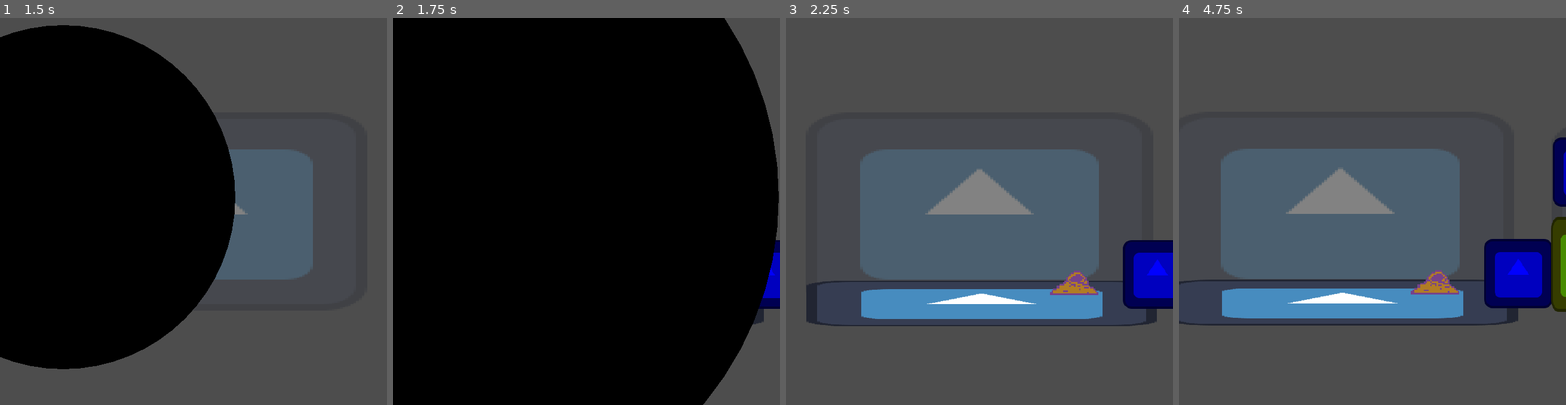
Above: before the commit, frames 1-4 (left to right).
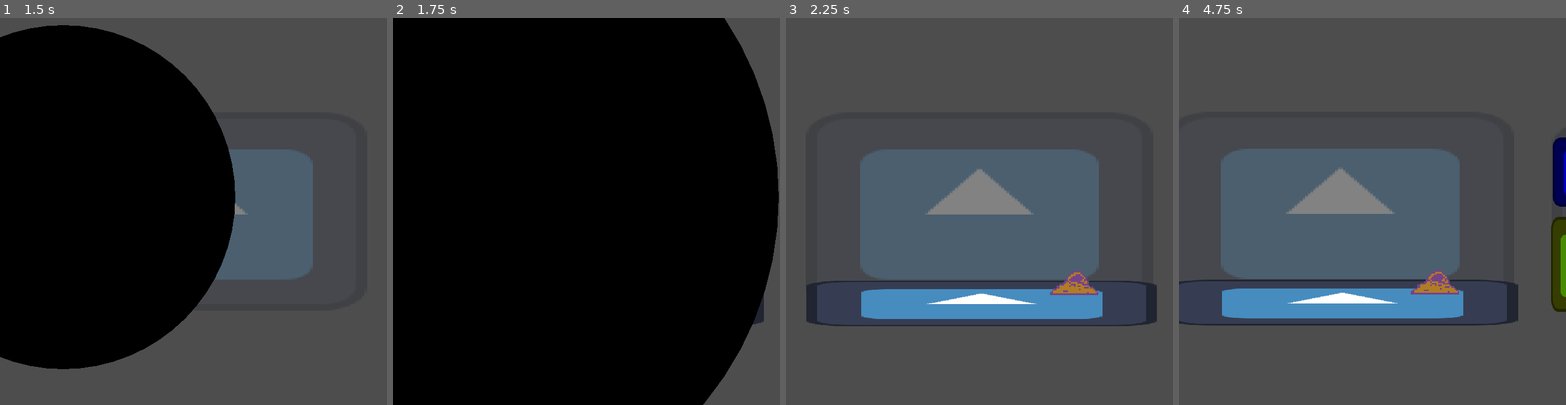
Above: after the commit, the same moments.

Repository: luankaike-code/felpo-jam-2026
Game: Godot game, scene res://scenes/screens/root_game.tscn
Two runs of this game, one before a commit and one after it. Both use one fixed random seed, a clock stepped at 60 frames per second and the inputs below. The engine's default icon, where the game draws it, is replaced by a stand-in: a white triangle on a blue panel in a dark square.
Inputs (mouse positions are in pixels of both pictures, inside the frame that each line leads up to):
- Up to frame 1 (1.5 s): tap Enter (ui_accept) at 0.5, 0.77 s; move the mouse to (278, 192) at 0.52 s; click (278, 192) at 0.67 s; click (61, 196) at 1.27 s
- Up to frame 2 (1.75 s): no input
- Up to frame 3 (2.25 s): drag from (902, 230) to (1157, 273) at 2.02 s
- Up to frame 4 (4.75 s): tap Enter (ui_accept) at 2.75, 3.5, 4.25, 4.52 s; move the mouse to (1411, 126) at 2.77 s; click (1411, 126) at 2.92 s; drag from (1229, 257) to (1449, 153) at 3.52 s; move the mouse to (1488, 269) at 4.27 s; click (1488, 269) at 4.42 s

Frame 1 is identical in both runs. In frame 2, 0.5% of the frame differs, in the area x 94-100%, y 57-76%; in frame 3, 2.3%; in frame 4, 3.1%, in the area x 78-97%, y 57-75%.

Commit message:
Refomulate character sprite and Create particles system

Diff:
--- a/felpojam-2026-game-code/scenes/entitys/character_sprite.tscn
+++ /dev/null
@@ -1,6 +0,0 @@
-[gd_scene format=3 uid="uid://bus65tqh6i83b"]
-
-[ext_resource type="Script" uid="uid://dq0ohngooga3a" path="res://scripts/entitys/character_sprite/character_sprite.gd" id="2_wla8a"]
-
-[node name="CharacterSprite" type="Sprite2D" unique_id=934250755]
-script = ExtResource("2_wla8a")
--- /dev/null
+++ b/felpojam-2026-game-code/scenes/entitys/character_sprite/character_sprite.tscn
@@ -0,0 +1,9 @@
+[gd_scene format=3 uid="uid://cs578fyagrqb0"]
+
+[ext_resource type="Script" uid="uid://dq0ohngooga3a" path="res://scripts/entitys/character_sprite/character_sprite.gd" id="1_g7sij"]
+
+[node name="CharacterSprite" type="Node2D" unique_id=1678707481]
+script = ExtResource("1_g7sij")
+
+[node name="BubblePos" type="Node2D" parent="." unique_id=2144655565]
+position = Vector2(0, -274)
--- /dev/null
+++ b/felpojam-2026-game-code/scenes/entitys/character_sprite/concubine.tscn
@@ -0,0 +1,13 @@
+[gd_scene format=3 uid="uid://c4r2dfj1tp8qc"]
+
+[ext_resource type="PackedScene" uid="uid://cs578fyagrqb0" path="res://scenes/entitys/character_sprite/character_sprite.tscn" id="1_wnxwk"]
+[ext_resource type="Texture2D" uid="uid://tww13gt4mlxq" path="res://assets/images/characters/concubine.png" id="2_6k8aq"]
+
+[node name="Concubine" unique_id=1678707481 instance=ExtResource("1_wnxwk")]
+
+[node name="Sprite2D" type="Sprite2D" parent="." index="0" unique_id=939621503]
+position = Vector2(0, -146)
+texture = ExtResource("2_6k8aq")
+
+[node name="BubblePos" parent="." index="1" unique_id=2144655565]
+position = Vector2(49, -256)
--- /dev/null
+++ b/felpojam-2026-game-code/scenes/entitys/character_sprite/king.tscn
@@ -0,0 +1,13 @@
+[gd_scene format=3 uid="uid://ccmvsgli14axo"]
+
+[ext_resource type="PackedScene" uid="uid://cs578fyagrqb0" path="res://scenes/entitys/character_sprite/character_sprite.tscn" id="1_0vjgk"]
+[ext_resource type="Texture2D" uid="uid://cj0fv31wmvq3d" path="res://assets/images/characters/king.png" id="2_2ejxu"]
+
+[node name="King" unique_id=1678707481 instance=ExtResource("1_0vjgk")]
+
+[node name="Sprite2D" type="Sprite2D" parent="." index="0" unique_id=1305198702]
+position = Vector2(0, -124)
+texture = ExtResource("2_2ejxu")
+
+[node name="BubblePos" parent="." index="1" unique_id=2144655565]
+position = Vector2(66, -266)
--- /dev/null
+++ b/felpojam-2026-game-code/scenes/entitys/character_sprite/warlord.tscn
@@ -0,0 +1,18 @@
+[gd_scene format=3 uid="uid://buqfrhj2ry50c"]
+
+[ext_resource type="PackedScene" uid="uid://cs578fyagrqb0" path="res://scenes/entitys/character_sprite/character_sprite.tscn" id="1_glfb4"]
+[ext_resource type="Texture2D" uid="uid://dwdcw1pcxwbjg" path="res://assets/images/characters/warlord body.png" id="2_2jgc8"]
+[ext_resource type="Texture2D" uid="uid://ddmhaty3e05o0" path="res://assets/images/characters/warlord arm.png" id="3_qqc5o"]
+
+[node name="Warlord" unique_id=1678707481 instance=ExtResource("1_glfb4")]
+
+[node name="Sprite2D" type="Sprite2D" parent="." index="0" unique_id=2106019050]
+position = Vector2(6, -100)
+texture = ExtResource("2_2jgc8")
+
+[node name="Sprite2D2" type="Sprite2D" parent="Sprite2D" index="0" unique_id=408942623]
+z_index = 1
+texture = ExtResource("3_qqc5o")
+
+[node name="BubblePos" parent="." index="1" unique_id=2144655565]
+position = Vector2(65, -229)
--- a/felpojam-2026-game-code/scenes/entitys/runes/rune.tscn
+++ b/felpojam-2026-game-code/scenes/entitys/runes/rune.tscn
@@ -1,6 +1,7 @@
 [gd_scene format=3 uid="uid://cuasnk30g4do1"]
 
 [ext_resource type="Script" uid="uid://dkq45ist47qcn" path="res://scripts/entitys/rune.gd" id="1_vvspm"]
+[ext_resource type="PackedScene" uid="uid://dt4blvv8ojmqp" path="res://scenes/paticles/particle_rune.tscn" id="2_uwly6"]
 
 [sub_resource type="CircleShape2D" id="CircleShape2D_vvspm"]
 radius = 36.013885
@@ -12,3 +13,5 @@
 shape = SubResource("CircleShape2D_vvspm")
 
 [node name="Sprite2D" type="Sprite2D" parent="." unique_id=286010679]
+
+[node name="ParticleRune" parent="." unique_id=253174399 instance=ExtResource("2_uwly6")]
--- a/felpojam-2026-game-code/scenes/locals/client_local.tscn
+++ b/felpojam-2026-game-code/scenes/locals/client_local.tscn
@@ -2,9 +2,7 @@
 
 [ext_resource type="PackedScene" uid="uid://d05in2yrkn5mk" path="res://scenes/locals/local.tscn" id="1_vig35"]
 [ext_resource type="Script" uid="uid://f23l5pvhm3bj" path="res://scripts/locals/client_local.gd" id="2_qqkxa"]
-[ext_resource type="PackedScene" uid="uid://bus65tqh6i83b" path="res://scenes/entitys/character_sprite.tscn" id="3_geiil"]
 [ext_resource type="Texture2D" uid="uid://n85kss5ltq1u" path="res://icon.svg" id="3_qqkxa"]
-[ext_resource type="Texture2D" uid="uid://r2r3adbp52if" path="res://assets/images/big guy.png" id="4_e681v"]
 [ext_resource type="Script" uid="uid://b22ark22c86p4" path="res://scripts/speech_bubble_manager.gd" id="5_pp4ci"]
 [ext_resource type="Script" uid="uid://c8bo8naw8qjrt" path="res://scripts/state_machine/state_machine.gd" id="6_6kv1h"]
 [ext_resource type="Script" uid="uid://dcu03w3wuqsy1" path="res://scripts/states/client_local/new_client.gd" id="7_geiil"]
@@ -17,9 +15,9 @@
 [node name="ClientLocal" unique_id=564590170 instance=ExtResource("1_vig35")]
 script = ExtResource("2_qqkxa")
 
-[node name="CharacterSprite" parent="." index="1" unique_id=934250755 instance=ExtResource("3_geiil")]
-position = Vector2(-140, 3)
-texture = ExtResource("4_e681v")
+[node name="CharacterSpritePos" type="Node2D" parent="." index="1" unique_id=355683440]
+z_index = -1
+position = Vector2(-156, 130)
 
 [node name="Table" type="Sprite2D" parent="." index="2" unique_id=56828278]
 position = Vector2(4.0000005, 171)
@@ -32,11 +30,9 @@
 metadata/_custom_type_script = "uid://b22ark22c86p4"
 
 [node name="DeliveryBubble" parent="." index="4" unique_id=557448253 instance=ExtResource("10_aedb0")]
-position = Vector2(-98, -134)
 
-[node name="MoneyBag" parent="." index="5" unique_id=51547907 node_paths=PackedStringArray("node_ref") instance=ExtResource("13_e681v")]
+[node name="MoneyBag" parent="." index="5" unique_id=51547907 instance=ExtResource("13_e681v")]
 position = Vector2(173, 115)
-node_ref = NodePath("../CharacterSprite")
 
 [node name="StateMachine" type="Node" parent="." index="6" unique_id=420485562 node_paths=PackedStringArray("current_state")]
 script = ExtResource("6_6kv1h")
--- /dev/null
+++ b/felpojam-2026-game-code/scenes/paticles/particle.tscn
@@ -0,0 +1,12 @@
+[gd_scene format=3 uid="uid://bj8ujame1fctx"]
+
+[ext_resource type="Script" uid="uid://d0xu6hvynwqek" path="res://scripts/particles/particle.gd" id="1_pethk"]
+
+[node name="Particle" type="Node2D" unique_id=253174399]
+script = ExtResource("1_pethk")
+
+[node name="CPUParticles2D" type="CPUParticles2D" parent="." unique_id=1752043906]
+emitting = false
+
+[node name="GPUParticles2D" type="GPUParticles2D" parent="." unique_id=1705297793]
+emitting = false
--- /dev/null
+++ b/felpojam-2026-game-code/scenes/paticles/particle_rune.tscn
@@ -0,0 +1,40 @@
+[gd_scene format=3 uid="uid://dt4blvv8ojmqp"]
+
+[ext_resource type="PackedScene" uid="uid://bj8ujame1fctx" path="res://scenes/paticles/particle.tscn" id="1_c7ioe"]
+[ext_resource type="Script" uid="uid://ctli6qpuj3euw" path="res://scripts/particles/particle_rune.gd" id="2_25q3a"]
+
+[sub_resource type="Curve" id="Curve_25q3a"]
+_data = [Vector2(0, 1), 0.0, 0.0, 0, 0, Vector2(1, 0.29863226), -1.7, 0.0, 0, 0]
+point_count = 2
+
+[sub_resource type="Curve" id="Curve_vujhf"]
+_data = [Vector2(0, 1), 0.0, 0.0, 0, 0, Vector2(1, 0.30337083), -1.7, 0.0, 0, 0]
+point_count = 2
+
+[sub_resource type="CurveTexture" id="CurveTexture_psepm"]
+curve = SubResource("Curve_vujhf")
+
+[sub_resource type="ParticleProcessMaterial" id="ParticleProcessMaterial_utw0e"]
+particle_flag_disable_z = true
+emission_shape = 1
+emission_sphere_radius = 30.0
+gravity = Vector3(0, -40, 0)
+scale_max = 2.0
+scale_curve = SubResource("CurveTexture_psepm")
+
+[node name="ParticleRune" unique_id=253174399 instance=ExtResource("1_c7ioe")]
+script = ExtResource("2_25q3a")
+
+[node name="CPUParticles2D" parent="." index="0" unique_id=1752043906]
+amount = 5
+lifetime = 0.5
+emission_shape = 1
+emission_sphere_radius = 30.0
+gravity = Vector2(0, -40)
+scale_amount_min = 3.0
+scale_amount_max = 6.0
+scale_amount_curve = SubResource("Curve_25q3a")
+
+[node name="GPUParticles2D" parent="." index="1" unique_id=1705297793]
+amount = 5
+process_material = SubResource("ParticleProcessMaterial_utw0e")
--- a/felpojam-2026-game-code/scenes/screens/game.tscn
+++ b/felpojam-2026-game-code/scenes/screens/game.tscn
@@ -3,7 +3,6 @@
 [ext_resource type="Script" uid="uid://ljam17ytk8dx" path="res://scripts/screens/game.gd" id="1_iwlfa"]
 [ext_resource type="PackedScene" uid="uid://c2liuyeax0kjk" path="res://scenes/locals/client_local.tscn" id="3_xrk1x"]
 [ext_resource type="PackedScene" uid="uid://dnvx87pnj4fgh" path="res://scenes/locals/craft_local.tscn" id="4_ln6eb"]
-[ext_resource type="PackedScene" uid="uid://bir3pakybp2iq" path="res://scenes/entitys/trash.tscn" id="6_4ji0l"]
 
 [node name="Game" type="Node2D" unique_id=1475156608]
 script = ExtResource("1_iwlfa")
@@ -13,6 +12,3 @@
 
 [node name="CraftLocal" parent="." unique_id=356713384 instance=ExtResource("4_ln6eb")]
 position = Vector2(716, 17)
-
-[node name="Trash" parent="." unique_id=220787020 instance=ExtResource("6_4ji0l")]
-position = Vector2(331, 117)
--- a/felpojam-2026-game-code/scripts/data/character_data.gd
+++ b/felpojam-2026-game-code/scripts/data/character_data.gd
@@ -2,10 +2,12 @@
 
 enum names {
 	concubine,
-	king
+	king,
+	warlord
 }
 
-static var textures: Dictionary[names, CompressedTexture2D] = {
-	names.concubine: preload("res://assets/images/concubine.png"),
-	names.king: preload("res://assets/images/king.png")
+static var packeds: Dictionary[names, PackedScene] = {
+	names.concubine: preload("res://scenes/entitys/character_sprite/concubine.tscn"),
+	names.king: preload("res://scenes/entitys/character_sprite/king.tscn"),
+	names.warlord: preload("res://scenes/entitys/character_sprite/warlord.tscn")
 }
--- a/felpojam-2026-game-code/scripts/data/client_data/client_data.gd
+++ b/felpojam-2026-game-code/scripts/data/client_data/client_data.gd
@@ -1,13 +1,15 @@
 class_name ClientData extends Resource
 
 enum names {
+	warlord,
 	concubine,
-	king
+	king,
 }
 
 static var order: Array[names] = [
+	names.warlord,
+	names.king,
 	names.concubine,
-	names.king
 ]
 
 static var client: Dictionary[names, ClientObj] = {
@@ -19,6 +21,11 @@
 	names.king: ClientObj.new(
 		CharacterData.names.king,
 		SpeechsData.names.king,
+		OrdersData.names.infernal_fire
+	),
+	names.warlord: ClientObj.new(
+		CharacterData.names.warlord,
+		SpeechsData.names.warlord,
 		OrdersData.names.infernal_fire
 	)
 }
@@ -51,5 +58,19 @@
 			SpeechsData.names.king_result_negative,
 			ClientResultMensageMoney.new(-50.0)
 		)
+	),
+	names.warlord: ClientResultPossibility.new(
+		ClientResult.new(
+			SpeechsData.names.warlord_result_positive,
+			ClientResultMensageMoney.new(50.0)
+		),
+		ClientResult.new(
+			SpeechsData.names.warlord_result_ok,
+			ClientResultMensageMoney.new(25.0)
+		),
+		ClientResult.new(
+			SpeechsData.names.warlord_result_negative,
+			ClientResultMensageMoney.new(-50.0)
+		)
 	)
 }
--- a/felpojam-2026-game-code/scripts/data/speechs_data.gd
+++ b/felpojam-2026-game-code/scripts/data/speechs_data.gd
@@ -10,6 +10,11 @@
 	king_result_positive,
 	king_result_ok,
 	king_result_negative,
+
+	warlord,
+	warlord_result_positive,
+	warlord_result_ok,
+	warlord_result_negative,
 }
 
 static var speechs: Dictionary[names, Array] = {
@@ -36,13 +41,27 @@
 		"e lhe garanto o seu maior desejo"
 	],
 	names.king_result_positive: [
-		"Esse pergaminho foi muito bom"
+		"Esse pergaminho foi muito bom",
 	],
 	names.king_result_ok: [
-		"Esse pergaminho foi ok"
+		"Esse pergaminho foi ok",
 	],
 	names.king_result_negative: [
 		"Esse pergaminho é um lixo",
 		"Guardas o matem"
 	],
+
+	names.warlord: [
+		"Sou o chefe de guerra",
+	],
+	names.warlord_result_positive: [
+		"Esse pergaminho foi muito bom",
+	],
+	names.warlord_result_ok: [
+		"Esse pergaminho foi ok",
+	],
+	names.warlord_result_negative: [
+		"Esse pergaminho é um lixo",
+		"Seu bosta",
+	],
 }
--- a/felpojam-2026-game-code/scripts/entitys/character_sprite/character_sprite.gd
+++ b/felpojam-2026-game-code/scripts/entitys/character_sprite/character_sprite.gd
@@ -1,6 +1,6 @@
-class_name CharacterSprite extends Sprite2D
+class_name CharacterSprite extends Node2D
 
-var current_character_name: CharacterData.names
+@onready var bubble_pos: Node2D = $BubblePos
 
 signal entered
 signal exited
@@ -8,14 +8,14 @@
 func _ready() -> void:
 	modulate = Color(0.0, 0.0, 0.0, 0.0)
 
-func enter(character_name: CharacterData.names):
+func enter() -> void:
 	var tween := get_tree().create_tween()
 
 	tween.tween_property(self, "modulate", Color.WHITE, 1).set_ease(Tween.EASE_IN)
 	tween.tween_callback(entered.emit)
 
-	current_character_name = character_name
-	texture = CharacterData.textures[character_name]
+func get_bubble_position() -> Vector2:
+	return bubble_pos.global_position
 
 func exit():
 	var tween := get_tree().create_tween()
--- a/felpojam-2026-game-code/scripts/entitys/rune.gd
+++ b/felpojam-2026-game-code/scripts/entitys/rune.gd
@@ -2,12 +2,14 @@
 
 @export var rune_name: RunesData.names
 @onready var sprite := $Sprite2D as Sprite2D
+@onready var particle_rune: ParticleRune = $ParticleRune
+
 var link: Rune
 var data: RuneObj
 
 func _ready() -> void:
-	#rotation_degrees = randf_range(-45, 45)
 	data = RuneObj.new(rune_name, 1)
+	particle_rune.set_radius(30)
 	sprite.texture = RunesData.textures[rune_name]
 	area_entered.connect(liked_other_rune)
 
@@ -25,6 +27,7 @@
 
 func level_up():
 	data.level += 1
+	particle_rune.set_emitting(true)
 	modulate = Color(0.15*data.level, 0.83, 0.773, 1.0)
 
 func move_to_link():
--- a/felpojam-2026-game-code/scripts/global.gd
+++ b/felpojam-2026-game-code/scripts/global.gd
@@ -1,4 +1,9 @@
 extends Node
+
+enum particle_modes {
+	cpu,
+	gpu
+}
 
 signal money_changed(diference: float)
 
@@ -9,3 +14,4 @@
 		var old_money = money
 		money = new
 		money_changed.emit(money - old_money)
+var particle_mode := particle_modes.cpu
--- a/felpojam-2026-game-code/scripts/locals/client_local.gd
+++ b/felpojam-2026-game-code/scripts/locals/client_local.gd
@@ -1,18 +1,30 @@
 class_name ClientLocal extends Local
 
-@onready var character_sprite := $CharacterSprite as CharacterSprite
+@onready var character_sprite_pos: Node2D = $CharacterSpritePos
 @onready var speech_bubble_manager := $SpeechBubbleManager as SpeechBubbleManager
 @onready var state_machine := $StateMachine as StateMachine
 @onready var delivery_bubble := $DeliveryBubble as DeliveryBubble
 
 var current_client_order_index: int
 var current_client_data: ClientObj
+var character_sprite: CharacterSprite
 
 func new_client():
 	var client_name := ClientData.order[current_client_order_index]
 	current_client_data = ClientData.client[client_name]
 
 	state_machine.change_state("NewClient")
+
+func add_character_sprite(character_name: CharacterData.names):
+	var packed_character_sprite := CharacterData.packeds[character_name]
+	character_sprite = packed_character_sprite.instantiate()
+
+	character_sprite.position = character_sprite_pos.position
+	character_sprite.z_index = character_sprite_pos.z_index
+	add_child(character_sprite)
+
+	speech_bubble_manager.global_position = character_sprite.get_bubble_position()
+	delivery_bubble.global_position = character_sprite.get_bubble_position()
 
 func open_delivery_bubble():
 	delivery_bubble.open()
--- /dev/null
+++ b/felpojam-2026-game-code/scripts/particles/particle.gd
@@ -0,0 +1,13 @@
+class_name Particle extends Node2D
+
+@onready var cpu_particles_2d: CPUParticles2D = $CPUParticles2D
+@onready var gpu_particles_2d: GPUParticles2D = $GPUParticles2D
+
+func set_emitting(value: bool) -> void:
+	if is_to_use_cpu():
+		cpu_particles_2d.emitting = value
+	else:
+		gpu_particles_2d.emitting = value
+
+func is_to_use_cpu():
+	return Global.particle_mode == Global.particle_modes.cpu
--- /dev/null
+++ b/felpojam-2026-game-code/scripts/particles/particle_rune.gd
@@ -0,0 +1,5 @@
+class_name ParticleRune extends Particle
+
+func set_radius(value: float):
+	cpu_particles_2d.emission_sphere_radius = value
+	gpu_particles_2d.process_material.emission_sphere_radius = value
--- a/felpojam-2026-game-code/scripts/states/client_local/exit_client.gd
+++ b/felpojam-2026-game-code/scripts/states/client_local/exit_client.gd
@@ -33,7 +33,7 @@
 
 func enter(host_) -> void:
 	host = host_
-	var pos := host.character_sprite.global_position
+	var pos := host.character_sprite.get_bubble_position()
 
 	var order_quality :=  get_order_quality()
 	host.close_delivery_bubble()
--- a/felpojam-2026-game-code/scripts/states/client_local/new_client.gd
+++ b/felpojam-2026-game-code/scripts/states/client_local/new_client.gd
@@ -1,22 +1,18 @@
 extends State
 
 var host: ClientLocal
-var already_connect_with_character_sprite := false
 
 func enter(host_) -> void:
 	host = host_
 
-	if !already_connect_with_character_sprite:
-		host.character_sprite.entered.connect(start_dialog)
-		already_connect_with_character_sprite = true
+	host.add_character_sprite(host.current_client_data.character_name)
+
+	host.character_sprite.entered.connect(start_dialog)
 
 	Sound.play_sound(SoundData.names.open_door, func():
 		Sound.play_sound(SoundData.names.close_door)
-		Sound.play_sound(SoundData.names.little_bell).add_event(0.2, enter_client)
+		Sound.play_sound(SoundData.names.little_bell).add_event(0.2, host.character_sprite.enter)
 	)
-
-func enter_client():
-	host.character_sprite.enter(host.current_client_data.character_name)
 
 func start_dialog():
 	var speech := SpeechsData.speechs[host.current_client_data.speech]
Binary file removed: felpojam-2026-game-code/assets/images/big guy.png
Renamed: felpojam-2026-game-code/assets/images/concubine.png -> felpojam-2026-game-code/assets/images/characters/concubine.png
Not shown, changed: felpojam-2026-game-code/assets/images/characters/concubine.png.import
Renamed: felpojam-2026-game-code/assets/images/king.png -> felpojam-2026-game-code/assets/images/characters/king.png
Not shown, changed: felpojam-2026-game-code/assets/images/characters/king.png.import
Binary file added: felpojam-2026-game-code/assets/images/characters/warlord arm.png
Not shown, changed: felpojam-2026-game-code/assets/images/characters/warlord arm.png.import
Binary file added: felpojam-2026-game-code/assets/images/characters/warlord body.png
Not shown, added: felpojam-2026-game-code/assets/images/characters/warlord body.png.import
Not shown, added: felpojam-2026-game-code/scripts/particles/particle.gd.uid
Not shown, added: felpojam-2026-game-code/scripts/particles/particle_rune.gd.uid
